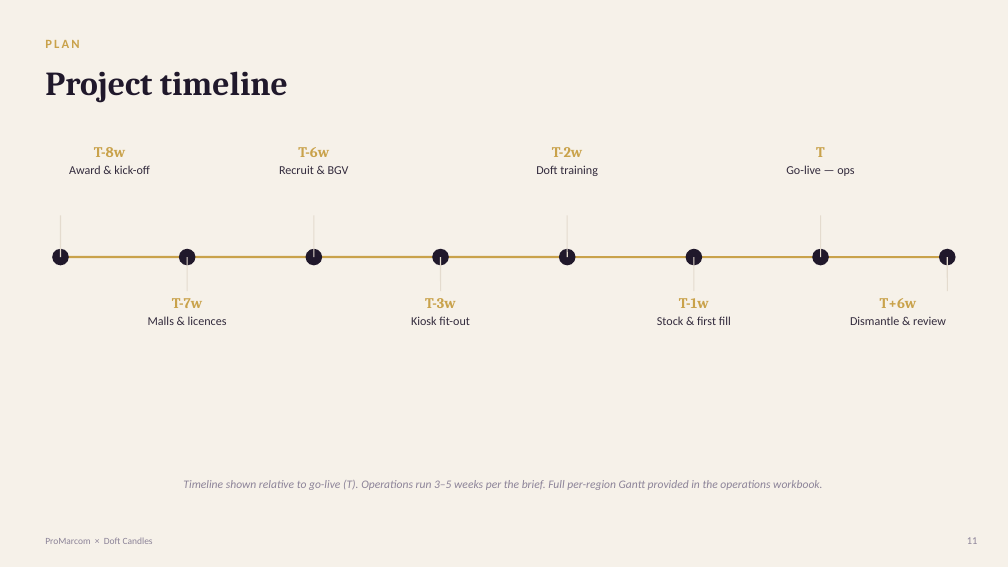
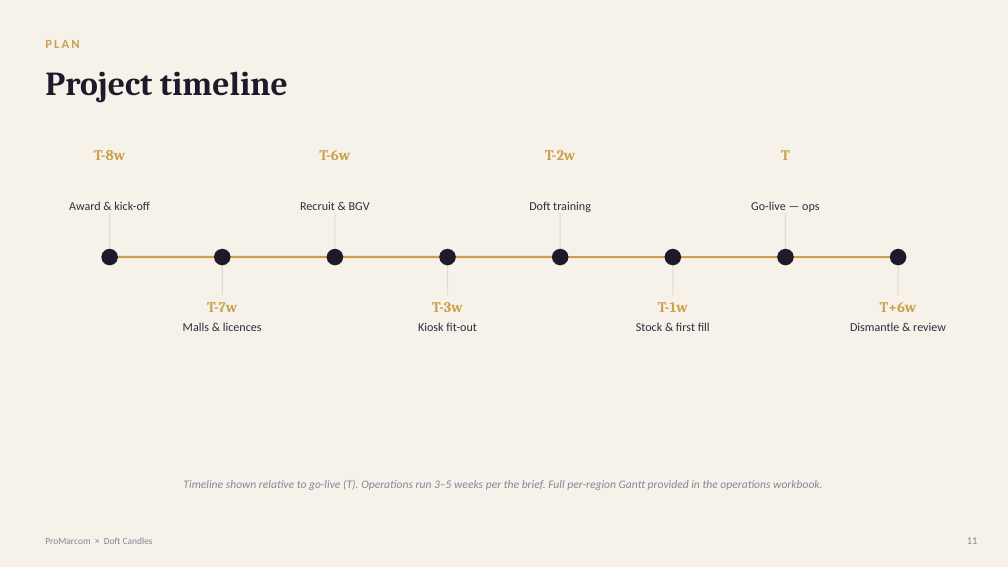
Before and after one commit to nky1103/Projects, a slide deck: slide 12 of doft_diwali_popup/Doft_Diwali_PopUp_ProMarcom_Pitch.pptx. Drawn at 1008x567 pixels with LibreOffice and Linux fonts; fonts in the diff are those of the drawing. Boxes give left, top, right and bottom in pixels: in the first picture for what was removed or moved away, otherwise in the second. Text is boxed around its words. In the diff, an @@ line names an element or a change of style, - is before the commit and + after.

```diff
--- a/doft_diwali_popup/Doft_Diwali_PopUp_ProMarcom_Pitch.pptx
+++ b/doft_diwali_popup/Doft_Diwali_PopUp_ProMarcom_Pitch.pptx
@@ text "T-6w": place and size @@
-text "T-6w" at [298, 147, 329, 157]
+text "T-6w" at [319, 150, 350, 160]
@@ text "T-2w": place and size @@
-text "T-2w" at [552, 147, 583, 157]
+text "T-2w" at [545, 150, 576, 160]
@@ text "T": place and size @@
-text "T" at [816, 147, 825, 157]
+text "T" at [781, 150, 790, 160]
@@ text "Recruit & BGV": place and size @@
-text "Recruit & BGV" at [279, 165, 349, 174]
+text "Recruit & BGV" at [300, 201, 370, 210]
@@ text "Doft training": place and size @@
-text "Doft training" at [536, 165, 598, 176]
+text "Doft training" at [529, 201, 591, 212]
@@ vertical alignment top to bottom in 4 elements at [69, 201, 150, 210], [529, 201, 591, 212], [300, 201, 370, 210], [751, 201, 819, 212] @@
@@ text "Go-live — ops": place and size @@
-text "Go-live — ops" at [786, 165, 854, 176]
+text "Go-live — ops" at [751, 201, 819, 212]
@@ line moved from (60, 216) - (60, 257) to (110, 213) - (110, 257) @@
@@ line moved from (314, 216) - (314, 257) to (335, 213) - (335, 257) @@
@@ line moved from (567, 216) - (567, 257) to (560, 213) - (560, 257) @@
@@ line moved from (820, 216) - (820, 257) to (786, 213) - (786, 257) @@
@@ ellipse: place and size @@
-ellipse at [52, 249, 69, 265]
+ellipse at [101, 249, 118, 265]
@@ line moved from (60, 257) - (948, 257) to (110, 257) - (898, 257) @@
@@ ellipse: place and size @@
-ellipse at [179, 249, 196, 265]
+ellipse at [214, 249, 231, 265]
@@ line moved from (188, 257) - (188, 291) to (222, 257) - (222, 295) @@
@@ ellipse: place and size @@
-ellipse at [306, 249, 322, 265]
+ellipse at [327, 249, 343, 265]
@@ ellipse: place and size @@
-ellipse at [433, 249, 449, 265]
+ellipse at [439, 249, 456, 265]
@@ line moved from (441, 257) - (441, 291) to (448, 257) - (448, 295) @@
@@ ellipse: place and size @@
-ellipse at [559, 249, 575, 265]
+ellipse at [552, 249, 569, 265]
@@ ellipse: place and size @@
-ellipse at [686, 249, 702, 265]
+ellipse at [665, 249, 681, 265]
@@ line moved from (694, 257) - (694, 291) to (673, 257) - (673, 295) @@
@@ ellipse: place and size @@
-ellipse at [812, 249, 829, 265]
+ellipse at [777, 249, 794, 265]
@@ ellipse: place and size @@
-ellipse at [939, 249, 956, 265]
+ellipse at [890, 249, 907, 265]
@@ line moved from (948, 257) - (948, 291) to (898, 257) - (898, 295) @@
@@ text "T-7w": place and size @@
-text "T-7w" at [172, 298, 202, 308]
+text "T-7w" at [207, 302, 237, 312]
@@ text "T-3w": place and size @@
-text "T-3w" at [425, 298, 456, 308]
+text "T-3w" at [432, 302, 463, 312]
@@ text "T-1w": place and size @@
-text "T-1w" at [679, 298, 709, 308]
+text "T-1w" at [658, 302, 688, 312]
@@ text "T+6w": place and size @@
-text "T+6w" at [880, 298, 917, 308]
+text "T+6w" at [880, 302, 917, 312]
@@ text "Malls & licences": place and size @@
-text "Malls & licences" at [148, 316, 227, 325]
+text "Malls & licences" at [183, 322, 262, 331]
@@ text "Kiosk fit-out": place and size @@
-text "Kiosk fit-out" at [411, 316, 470, 325]
+text "Kiosk fit-out" at [418, 322, 477, 331]
@@ text "Stock & first fill": place and size @@
-text "Stock & first fill" at [657, 316, 731, 325]
+text "Stock & first fill" at [636, 322, 710, 331]
@@ text "Dismantle & review": place and size @@
-text "Dismantle & review" at [850, 316, 946, 325]
+text "Dismantle & review" at [850, 322, 946, 331]
```
Also in this commit, not shown: 2 other slides changed, 1 other file.
